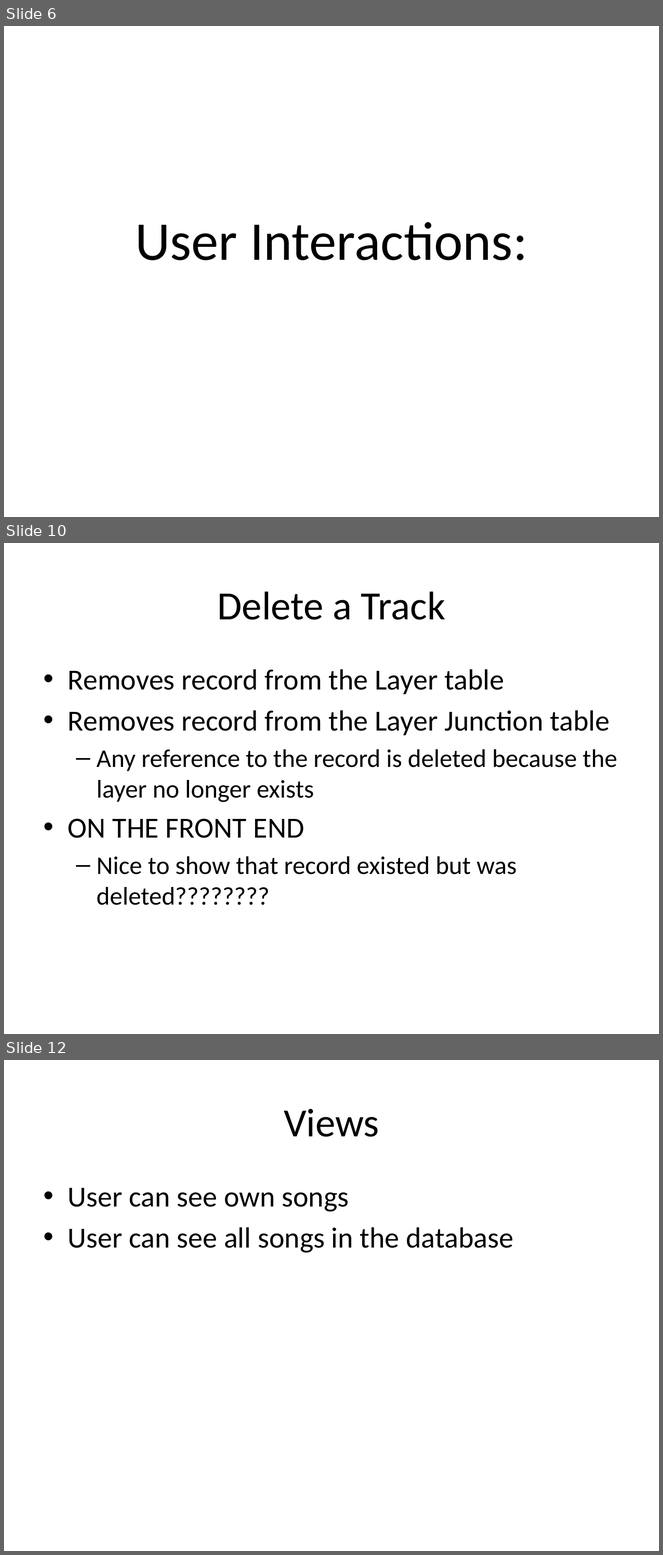
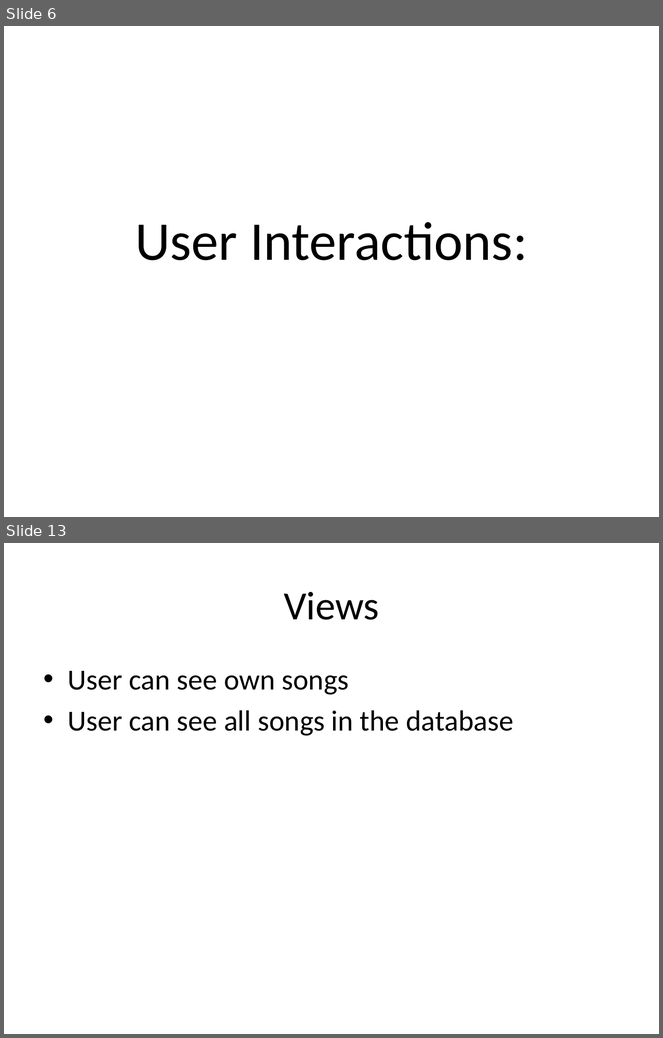
Before and after one commit to walkerq/layers, a slide deck: Project Progress Report.pptx. Shown one above the other, each under a label of ours: slides 6, 10 and 12 before the commit, slides 6 and 13 after it; the slides between them are not shown. The pictures are 663x1555 and 663x1038 pixels, drawn with LibreOffice and Linux fonts; fonts in the diff are those of the drawing. Boxes give left, top, right and bottom in pixels: in the first picture for what was removed or moved away, otherwise in the second. Text is boxed around its words. In the diff, an @@ line names an element or a change of style, - is before the commit and + after.

Commit message:
Added files via upload
Changed:
Slide 7 diagram (removed delete)
Slide 8 description...added bottom line
Slide 10 entirely
Slide 12 is new
Slide 14 is new

```diff
--- a/Project Progress Report.pptx
+++ b/Project Progress Report.pptx
@@ slide 10 removed at (4, 543, 659, 1034), background #FFFFFF @@
@@ title removed at (217, 591, 445, 620) @@
-Delete a Track
@@ text removed at (68, 669, 617, 905) @@
-• Removes record from the Layer table
-• Removes record from the Layer Junction table
-  – Any reference to the record is deleted because the layer no longer exists
-• ON THE FRONT END
-  – Nice to show that record existed but was deleted????????
@@ what was slide 12 is now slide 13 @@
```
Also in this commit, not shown: 5 slides changed, 3 slides added.
